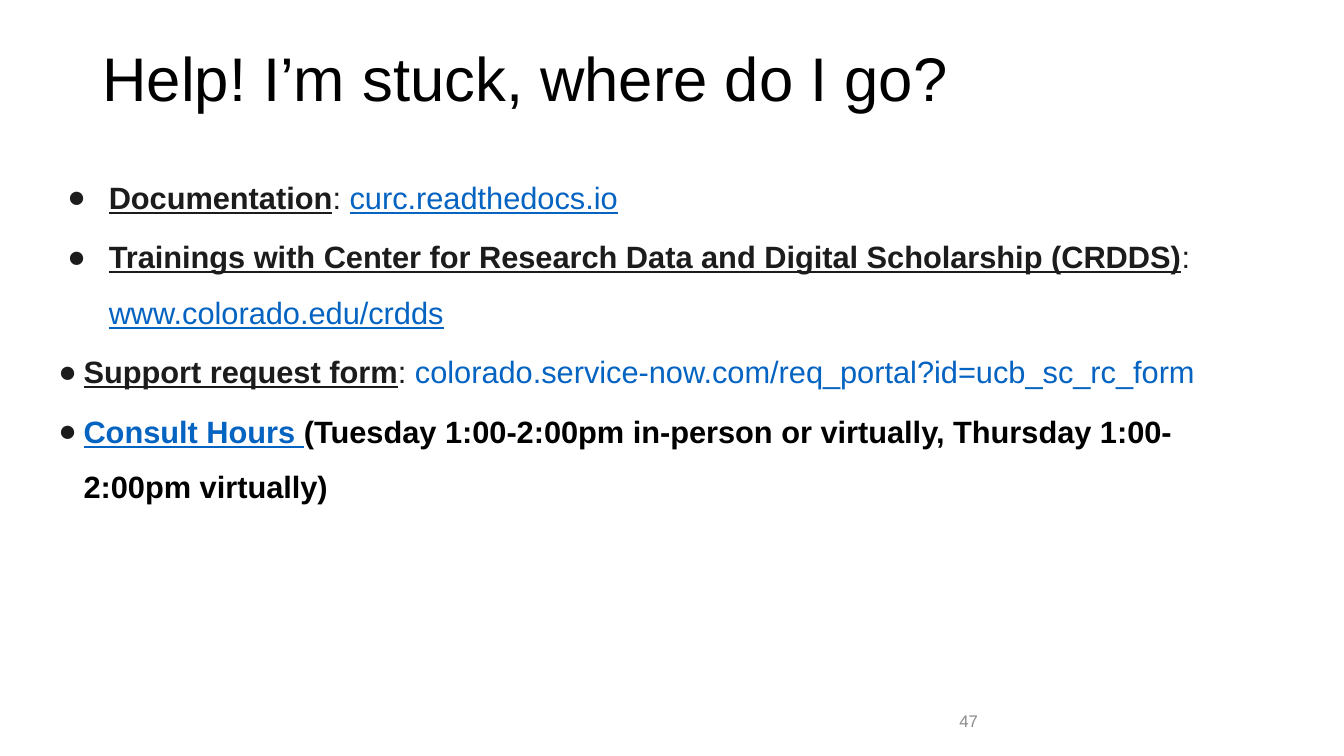
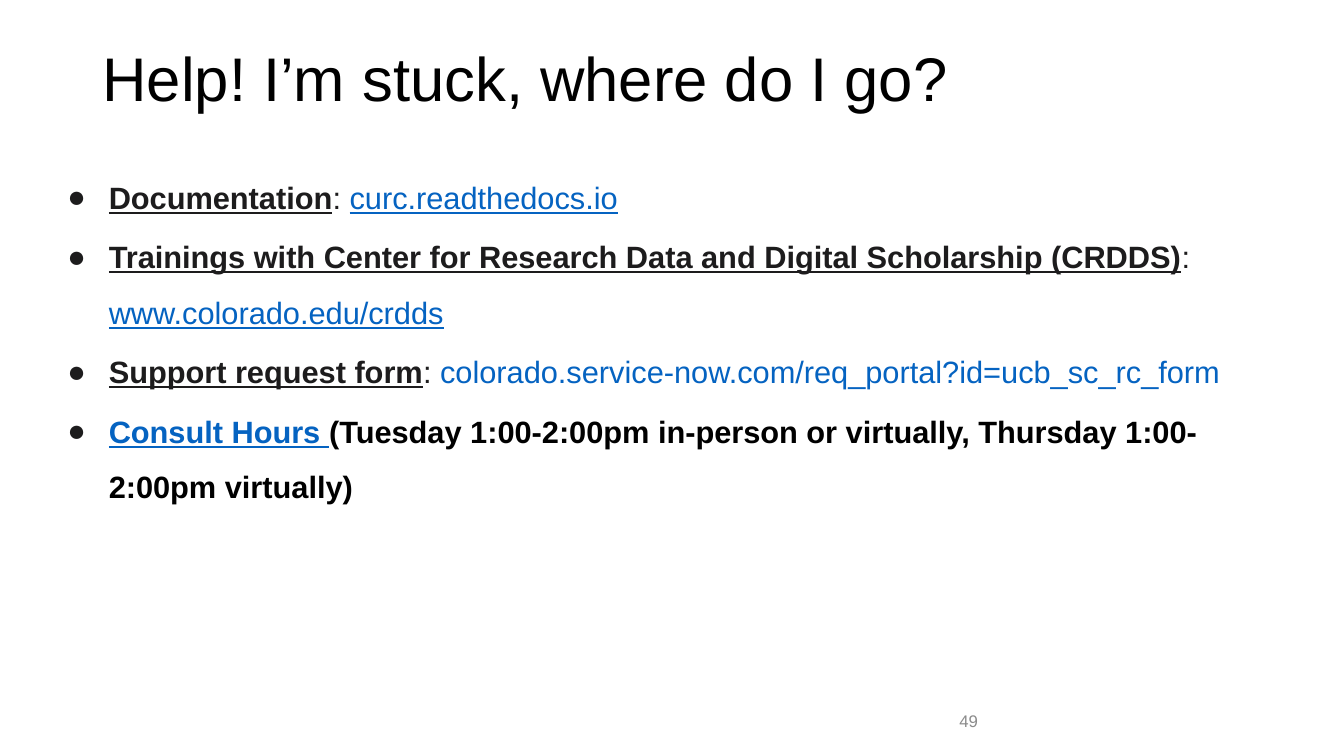
Before and after one commit to ResearchComputing/Getting_Started_With_Research_Computing, a slide deck: slide 49 of Command_Line_And_Job_Scheduling.pptx (slide 47 before the commit). Drawn at 1344x756 pixels with LibreOffice and Linux fonts; fonts in the diff are those of the drawing; background and template pictures are left out. Boxes give left, top, right and bottom in pixels: in the first picture for what was removed or moved away, otherwise in the second. Text is boxed around its words. In the diff, an @@ line names an element or a change of style, - is before the commit and + after.

```diff
--- a/Command_Line_And_Job_Scheduling.pptx
+++ b/Command_Line_And_Job_Scheduling.pptx
@@ text at <box>109,360,1220,504</box>: indent changed @@
@@ page number at <box>959,715,978,727</box>: text changed @@
-47
+49
```
Also in this commit, not shown: 17 other slides changed, 2 slides added, 1 other file.
